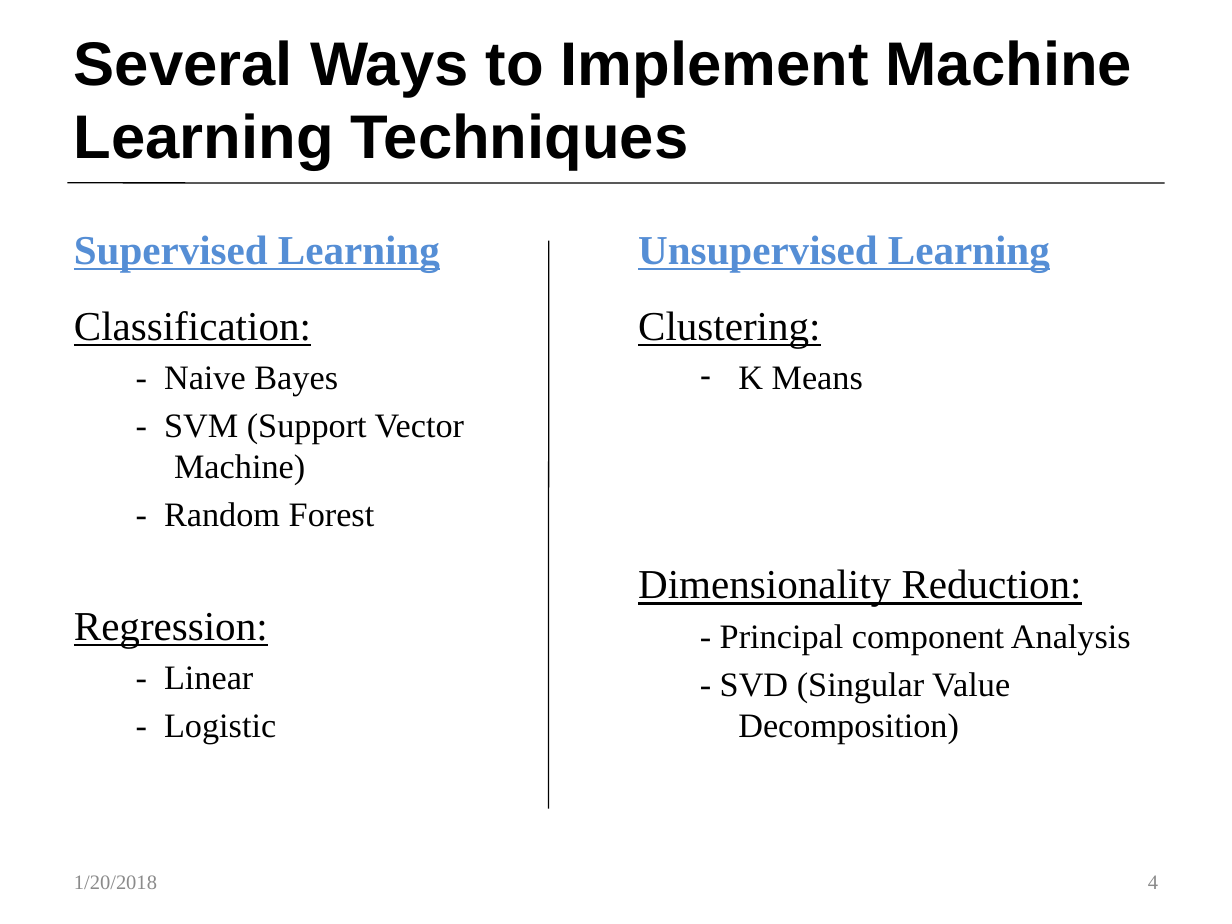
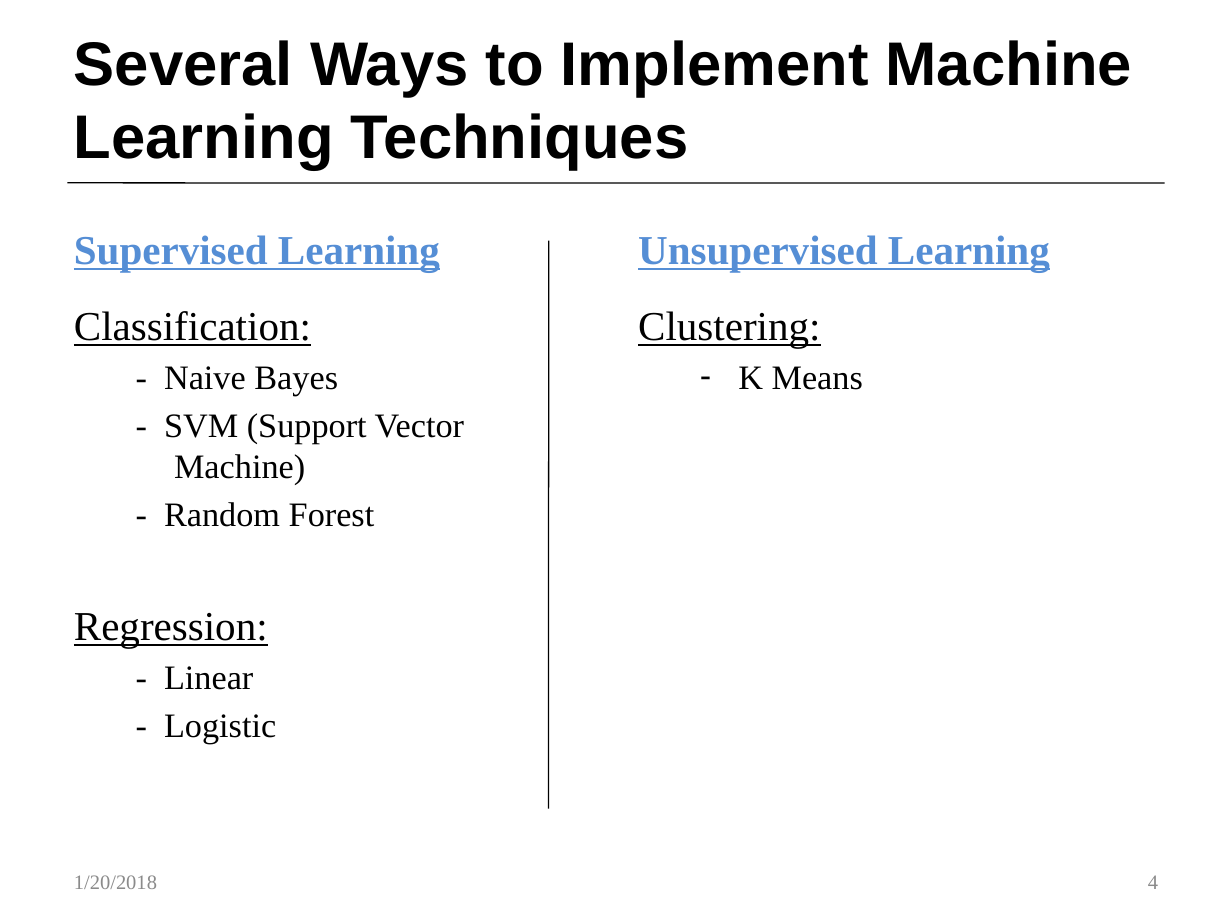
Before and after one commit to Customer-Churn-Prediction/Project-Machine-Learning, a slide deck: slide 4 of Customer Churn Prediction In Telecom Industry-edited.pptx. Drawn at 1232x924 pixels with LibreOffice and Linux fonts; fonts in the diff are those of the drawing. Boxes give left, top, right and bottom in pixels: in the first picture for what was removed or moved away, otherwise in the second. Text is boxed around its words. In the diff, an @@ line names an element or a change of style, - is before the commit and + after.

```diff
--- a/Customer Churn Prediction In Telecom Industry-edited.pptx
+++ b/Customer Churn Prediction In Telecom Industry-edited.pptx
@@ text at [638, 569, 1131, 744]: paragraphs removed @@
-Dimensionality Reduction:
-  - Principal component Analysis
-  - SVD (Singular Value Decomposition)
```
Also in this commit, not shown: 1 other slide changed.
